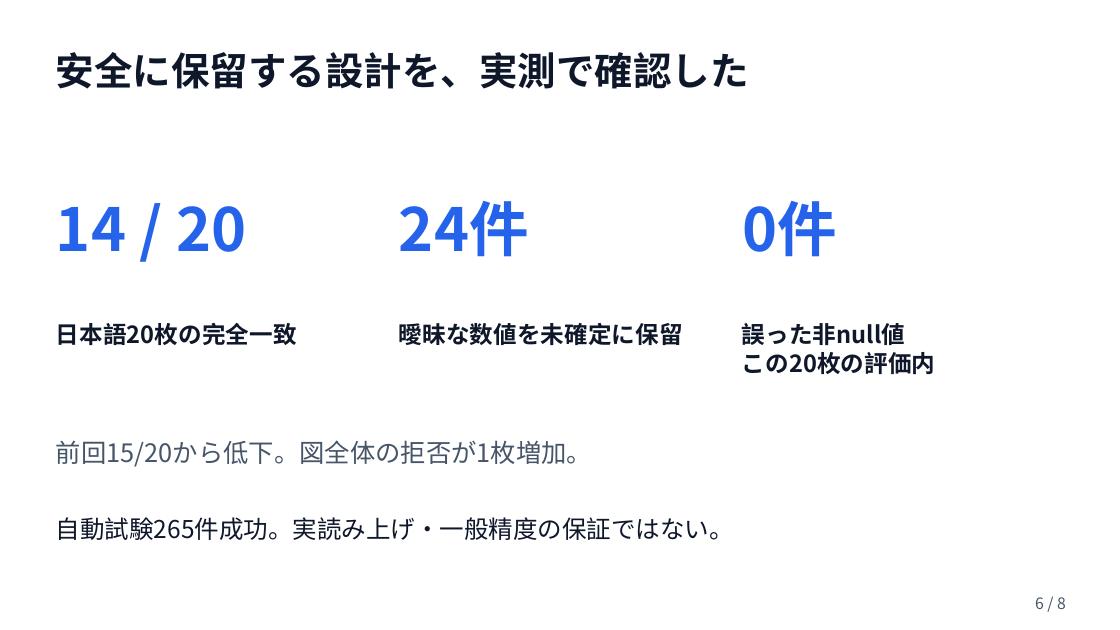
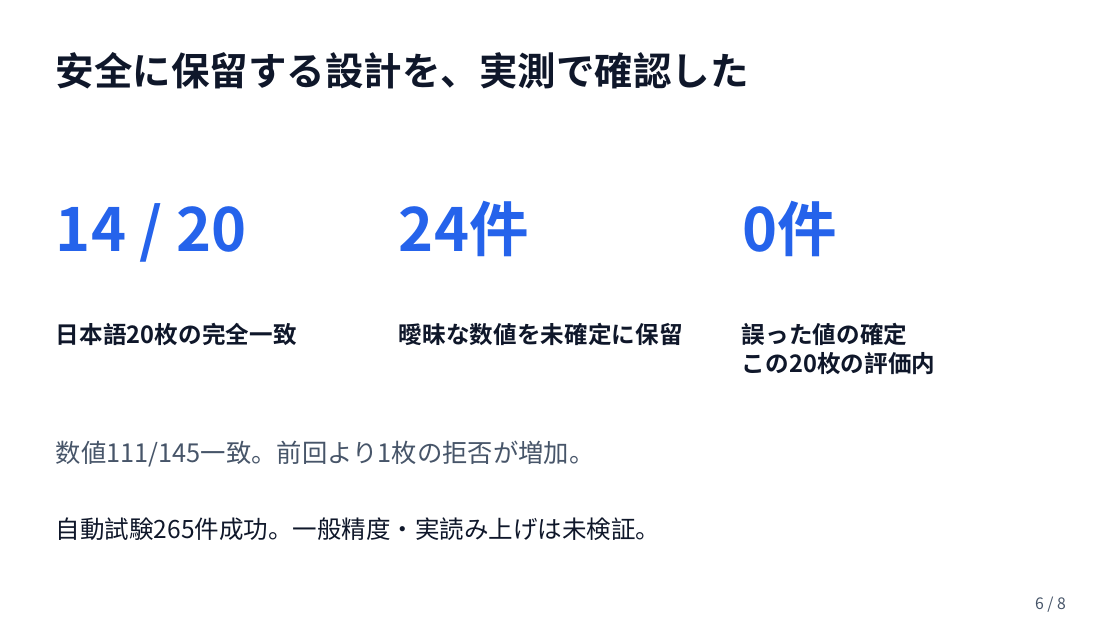
Before and after one commit to Devfest-Hackathon-2026/df-2026-t051, a slide deck: slide 6 of submission/プレゼンスライド_Alpha & Omega.pptx. Drawn at 1120x630 pixels with LibreOffice and Linux fonts; fonts in the diff are those of the drawing. Boxes give left, top, right and bottom in pixels: in the first picture for what was removed or moved away, otherwise in the second. Text is boxed around its words. In the diff, an @@ line names an element or a change of style, - is before the commit and + after.

```diff
--- a/submission/プレゼンスライド_Alpha & Omega.pptx
+++ b/submission/プレゼンスライド_Alpha & Omega.pptx
@@ text at [742, 323, 907, 345]: text changed @@
-誤った非null値
+誤った値の確定
@@ text at [56, 440, 595, 467]: text changed @@
-前回15/20から低下。図全体の拒否が1枚増加。
+数値111/145一致。前回より1枚の拒否が増加。
@@ text at [56, 517, 660, 540]: text changed @@
-自動試験265件成功。実読み上げ・一般精度の保証ではない。
+自動試験265件成功。一般精度・実読み上げは未検証。
```
Also in this commit, not shown: 3 other slides changed, 2 slides added, 2 slides removed, 2 other files.
